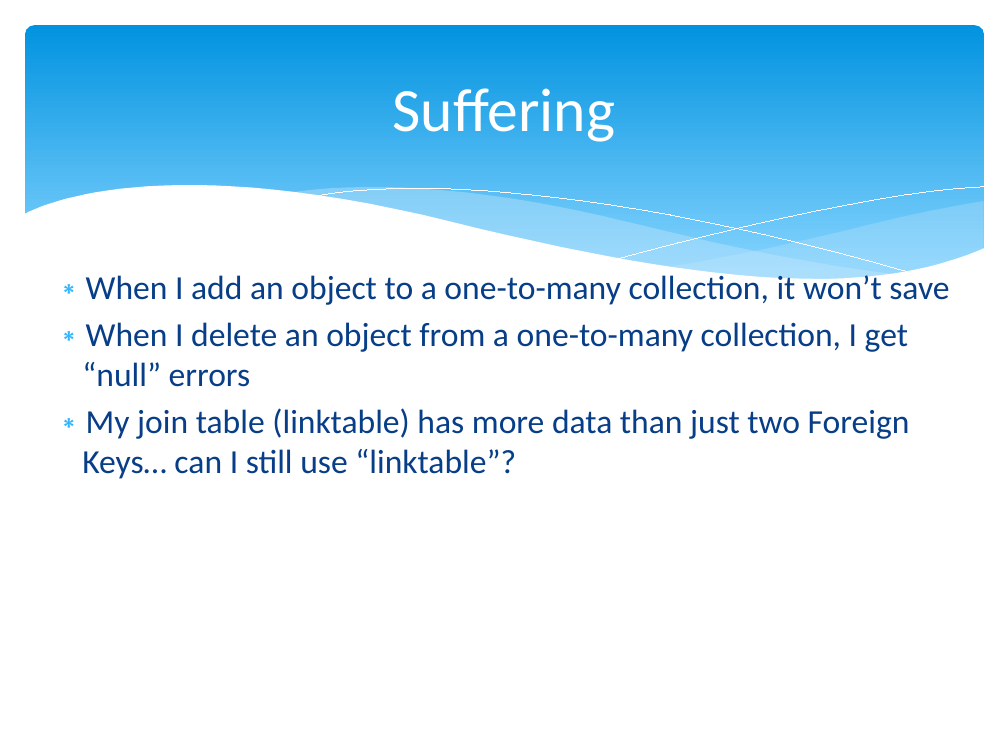
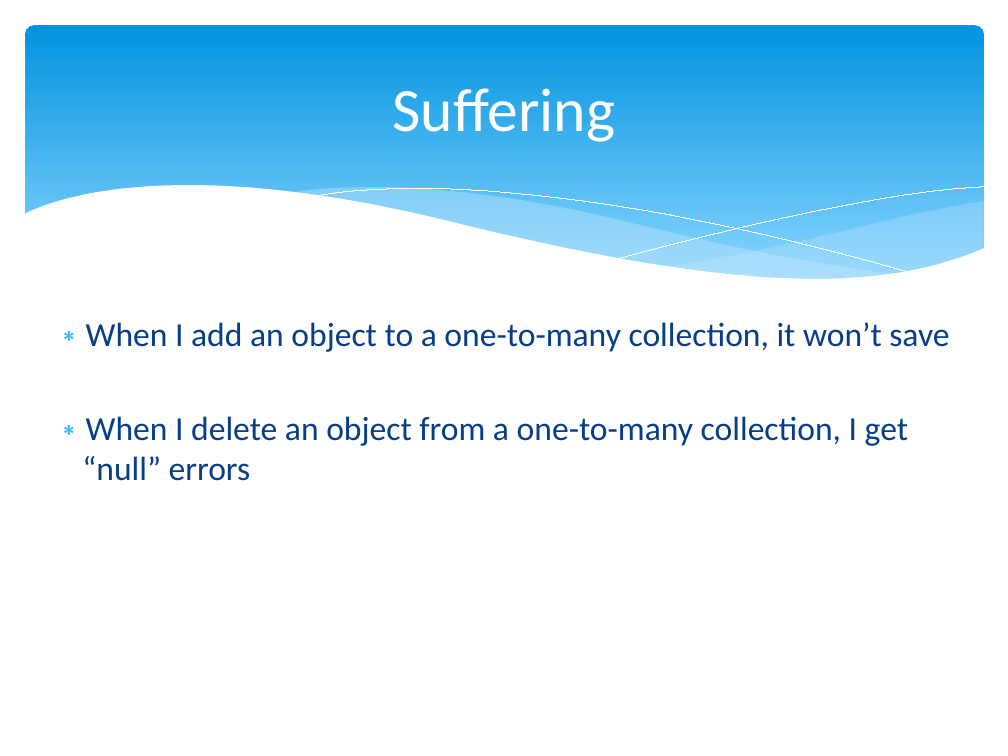
Before and after one commit to marcesher/mxunit-cfmeetups, a slide deck: slide 34 of CFObjective_ORMZen/preso/orm_zen.ppt.pptx (slide 39 before the commit). Drawn at 1008x756 pixels with LibreOffice and Linux fonts; fonts in the diff are those of the drawing. Boxes give left, top, right and bottom in pixels: in the first picture for what was removed or moved away, otherwise in the second. Text is boxed around its words. In the diff, an @@ line names an element or a change of style, - is before the commit and + after.

```diff
--- a/CFObjective_ORMZen/preso/orm_zen.ppt.pptx
+++ b/CFObjective_ORMZen/preso/orm_zen.ppt.pptx
@@ text "When I add an object ..." moved from (x1=82, y1=271, x2=949, y2=479) to (x1=82, y1=322, x2=949, y2=481) @@
@@ text at (x1=82, y1=408, x2=910, y2=479): paragraph removed @@
-∗ My join table (linktable) has more data than just two Foreign Keys… can I still use “linktable”?
```
Also in this commit, not shown: 19 other slides changed, 2 slides added, 4 slides removed, 1 other file.
